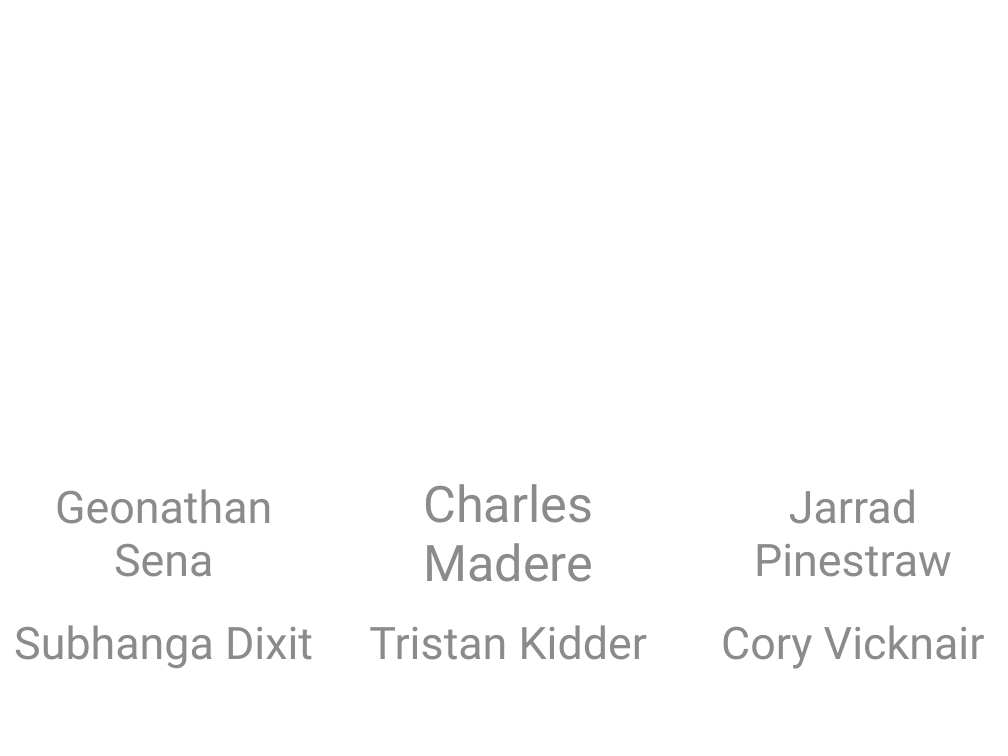
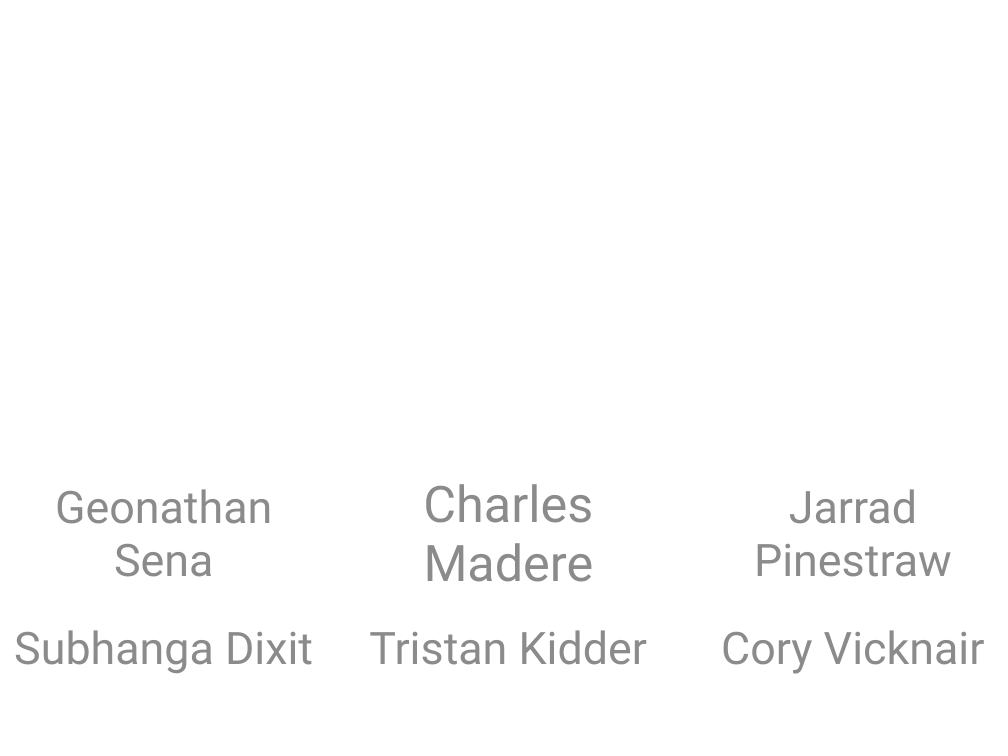
Before and after one commit to charlesmadere/ClassyGames, a slide deck: slide 1 of documents/PresentationConcept.pptx. Drawn at 1008x756 pixels with LibreOffice and Linux fonts; fonts in the diff are those of the drawing; background and template pictures are left out. Boxes give left, top, right and bottom in pixels: in the first picture for what was removed or moved away, otherwise in the second. Text is boxed around its words. In the diff, an @@ line names an element or a change of style, - is before the commit and + after.

Commit message:
powerpoint update

```diff
--- a/documents/PresentationConcept.pptx
+++ b/documents/PresentationConcept.pptx
@@ table: place and size @@
-table at [0,471,1008,673]
+table at [0,471,1008,678]
```
Also in this commit, not shown: 2 slides added.
